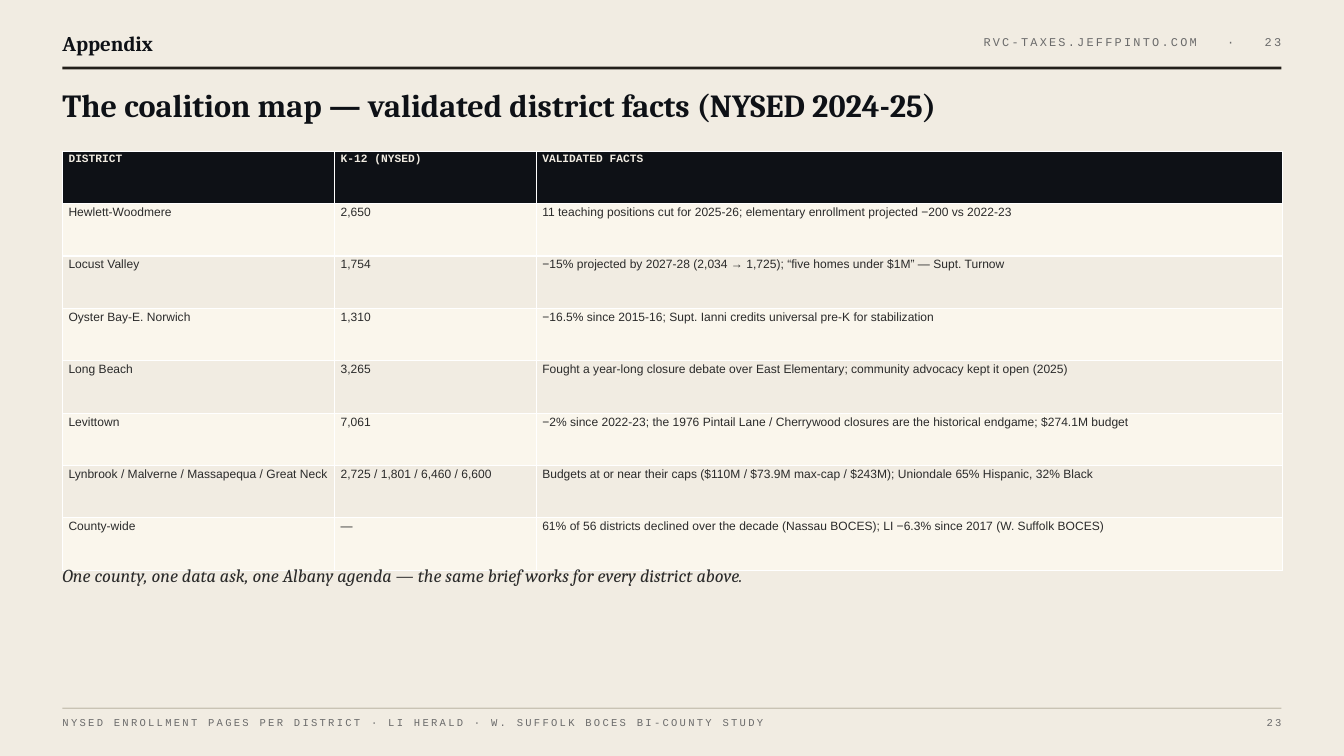
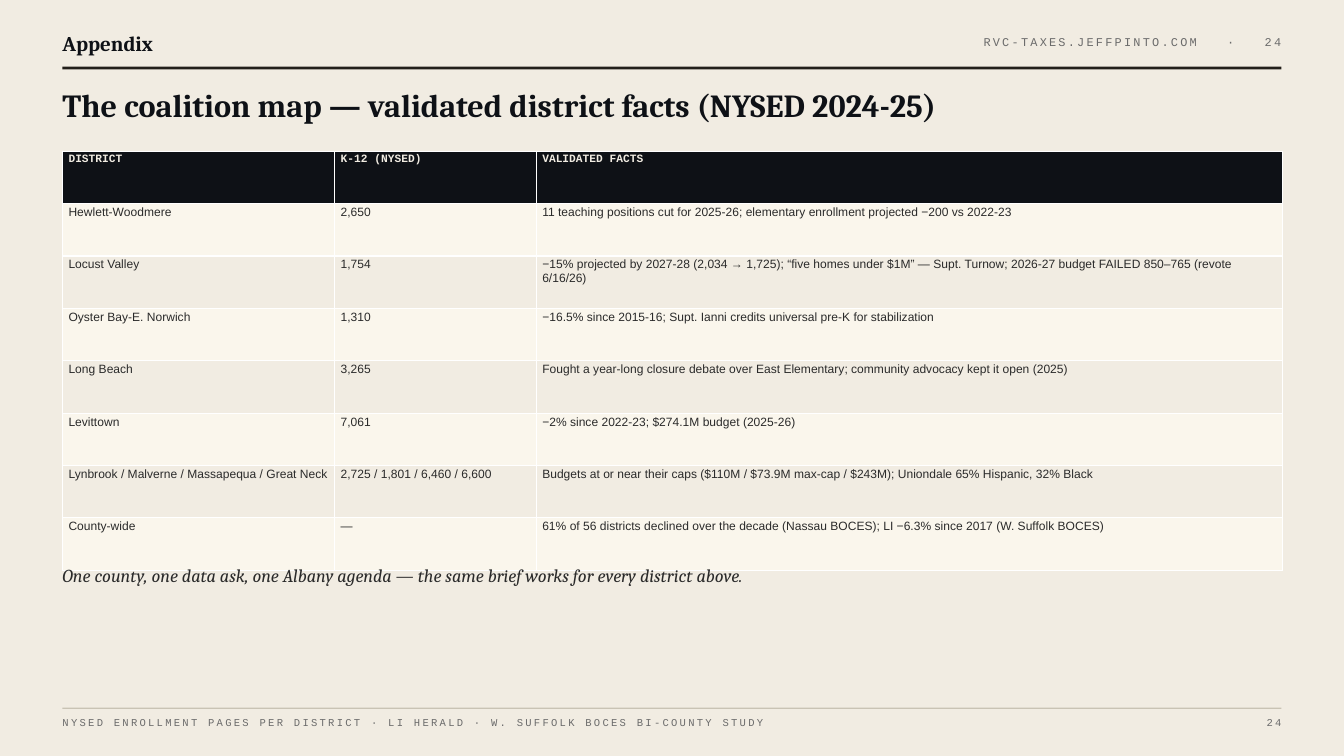
Before and after one commit to bigbrownjeff/rvc-homeowner-taxes, a slide deck: slide 24 of site/RVC_Legislator_Deck.pptx (slide 23 before the commit). Drawn at 1344x756 pixels with LibreOffice and Linux fonts; fonts in the diff are those of the drawing. Boxes give left, top, right and bottom in pixels: in the first picture for what was removed or moved away, otherwise in the second. Text is boxed around its words. In the diff, an @@ line names an element or a change of style, - is before the commit and + after.

```diff
--- a/site/RVC_Legislator_Deck.pptx
+++ b/site/RVC_Legislator_Deck.pptx
@@ text at [984, 38, 1282, 46]: text changed @@
-RVC-TAXES.JEFFPINTO.COM · 23
+RVC-TAXES.JEFFPINTO.COM · 24
@@ table at [63, 151, 1282, 571] @@
-row 3, column 3: −15% projected by 2027-28 (2,034 → 1,725); “five homes under $1M” — Supt. Turnow
+row 3, column 3: −15% projected by 2027-28 (2,034 → 1,725); “five homes under $1M” — Supt. Turnow; 2026-27 budget FAILED 850–765 (revote 6/16/26)
-row 6, column 3: −2% since 2022-23; the 1976 Pintail Lane / Cherrywood closures are the historical endgame; $274.1M budget
+row 6, column 3: −2% since 2022-23; $274.1M budget (2025-26)
@@ text at [1267, 719, 1282, 726]: text changed @@
-23
+24
```
Also in this commit, not shown: 18 other slides changed, 1 slide added, 8 other files.
